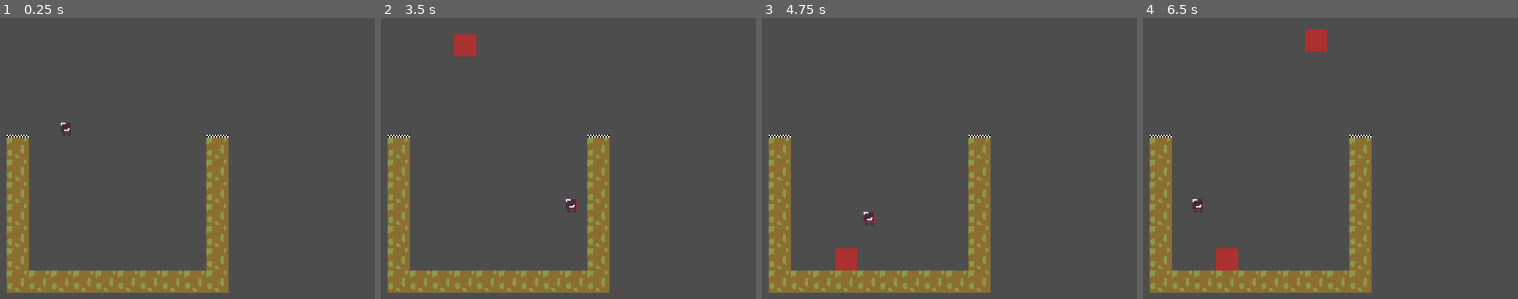
Above: before the commit, frames 1-4 (left to right).
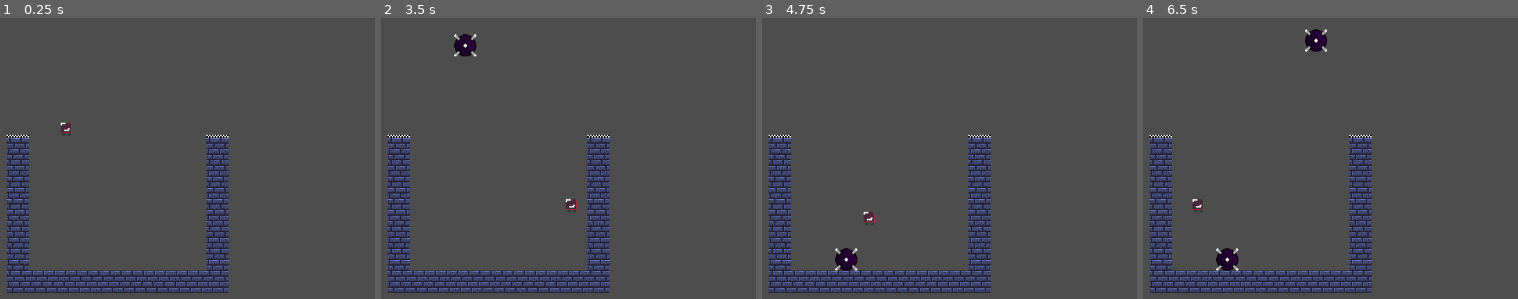
Above: after the commit, the same moments.

Repository: Dgarc359/falling-blocks
Game: Godot game, scene res://scenes/node_2d.tscn
The game is run twice, just before and just after one commit, with the same random seed, the same clock (stepped at 60 frames per second) and the same inputs.
Inputs:
- Up to frame 1 (0.25 s): no input
- Up to frame 2 (3.5 s): hold D (right) 0.53-2.03 s; tap Space (jump) at 0.77, 1.52, 2, 3.02 s; tap Enter at 1.25 s; hold A (left) 2.03-2.78 s; hold D (right) from 2.78 s (still down)
- Up to frame 3 (4.75 s): tap Space (jump) at 3.77, 4.52 s; tap Enter at 4.25 s; release D (right) at 4.28 s; hold A (left) from 4.28 s (still down)
- Up to frame 4 (6.5 s): release A (left) at 5.03 s; hold D (right) 5.03-5.78 s; hold A (left) from 5.78 s (still down); tap Space (jump) at 6.02 s

The runs differ from the first frame. In frame 1, 11% of the frame differs, in the area x 1-62%, y 42-98%; in frame 2, 11%; in frame 3, 11%; in frame 4, 12%, in the area x 1-62%, y 3-98%.

Commit message:
add sprites from john

Diff:
--- a/scripts/Node2D.gd
+++ b/scripts/Node2D.gd
@@ -12,8 +12,9 @@
 
 @onready var time_since_last_spawn = 0
 const VICTORY_TILE = preload("res://assets/sprites/victory-tile/victory-tile.bmp")
-const wallblock_bmp = preload("res://assets/sprites/wall-block-01/wall-block-01.bmp")
-const FALLING_BLOCK_01 = preload("res://assets/sprites/falling-block-01/falling-block-01.bmp")
+const wallblock_bmp = preload("res://assets/sprites/wall-block-02/wall.png")
+const FALLING_BLOCK_01 = preload("res://assets/sprites/spikeball/spikeball.png")
+
 var player_is_dead: bool = false
 var padding = 200
 
Binary file added: assets/sprites/spikeball/spikeball.png
Not shown, added: assets/sprites/spikeball/spikeball.png.import
Binary file added: assets/sprites/wall-block-02/wall.png
Not shown, added: assets/sprites/wall-block-02/wall.png.import
